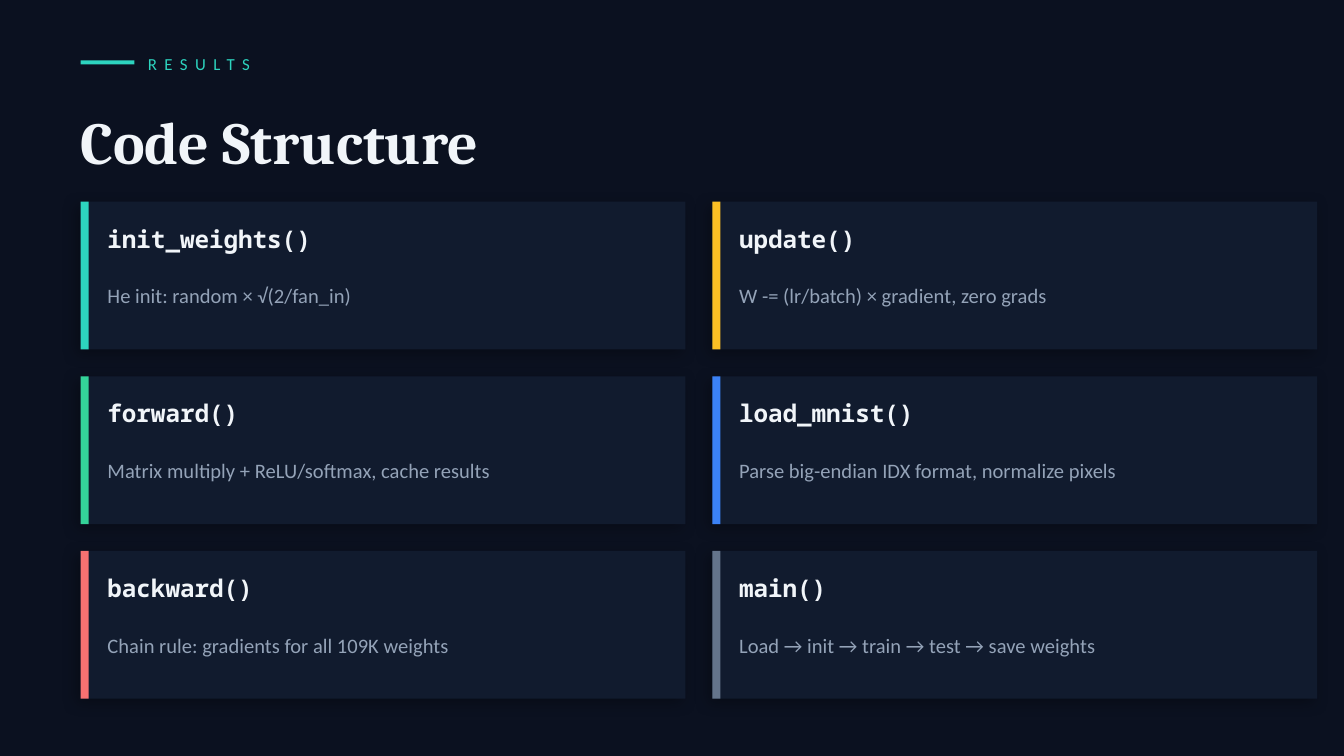
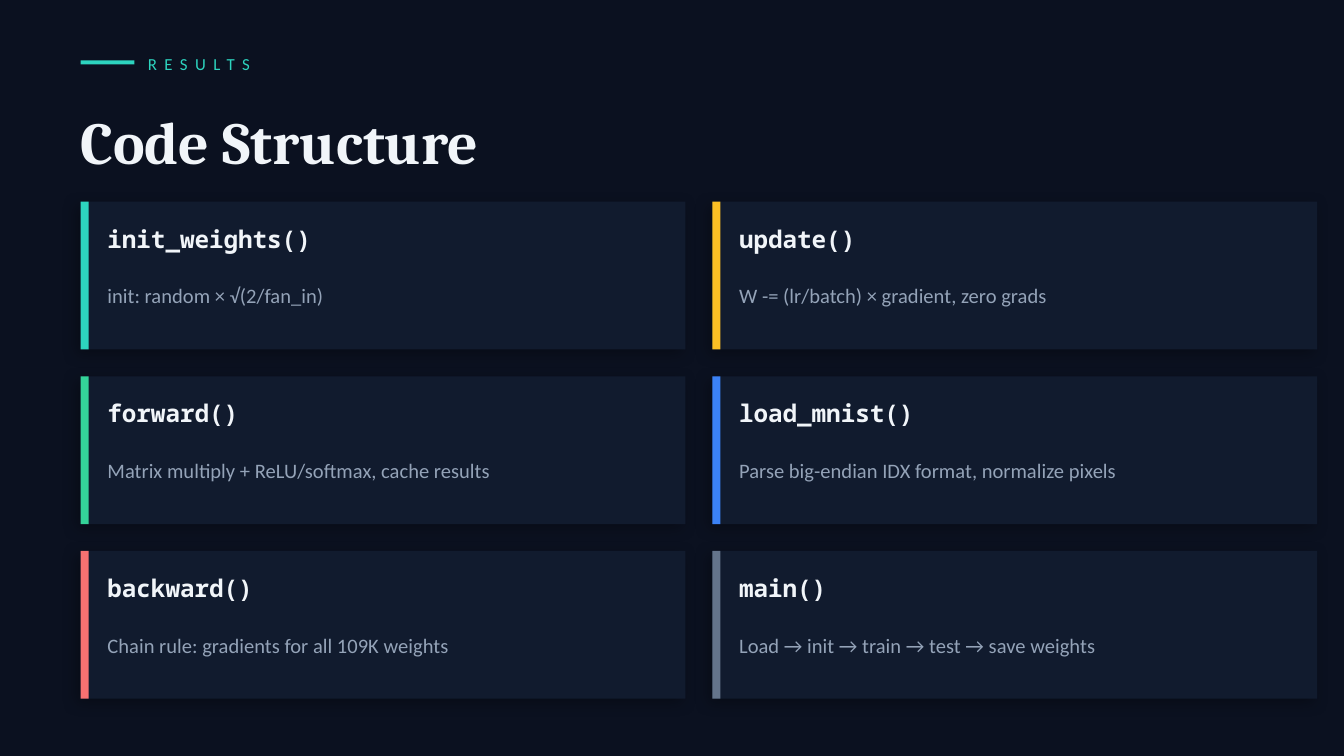
Before and after one commit to BerryThePancake/COSC-1310_Procedural_Programming, a slide deck: slide 14 of Project/Neural_Network_Presentation.pptx. Drawn at 1344x756 pixels with LibreOffice and Linux fonts; fonts in the diff are those of the drawing. Boxes give left, top, right and bottom in pixels: in the first picture for what was removed or moved away, otherwise in the second. Text is boxed around its words. In the diff, an @@ line names an element or a change of style, - is before the commit and + after.

```diff
--- a/Project/Neural_Network_Presentation.pptx
+++ b/Project/Neural_Network_Presentation.pptx
@@ text at (x1=107, y1=286, x2=323, y2=306): text changed @@
-He init: random × √(2/fan_in)
+init: random × √(2/fan_in)
```
Also in this commit, not shown: 2 other slides changed.
